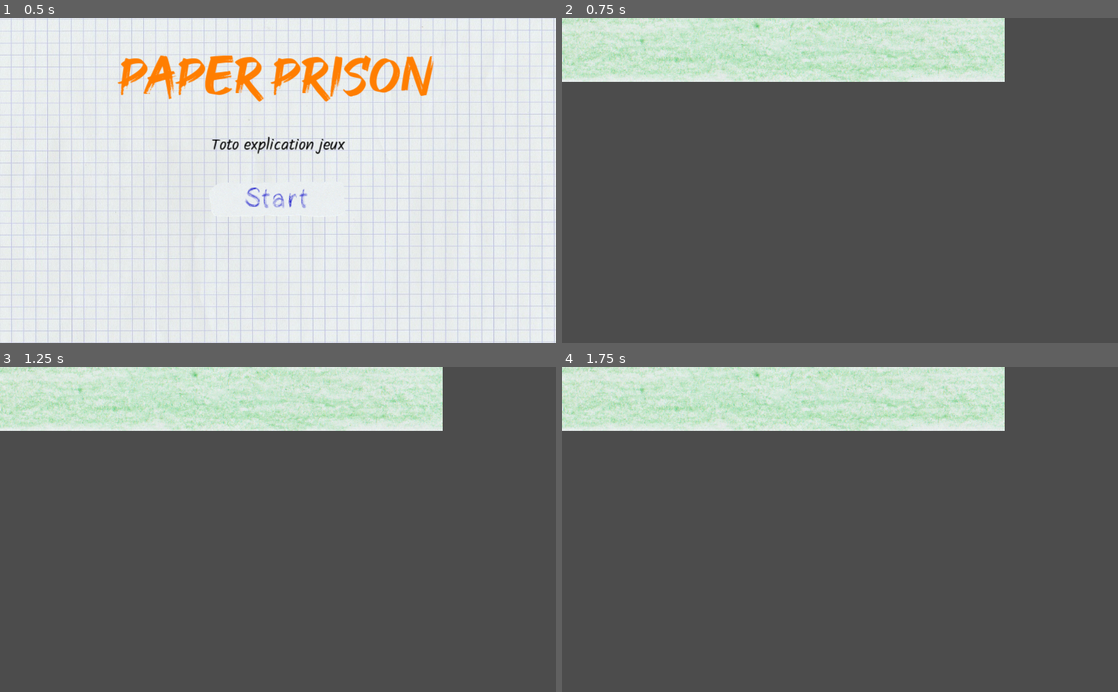
Above: before the commit, frames 1-4 (two rows, left to right).
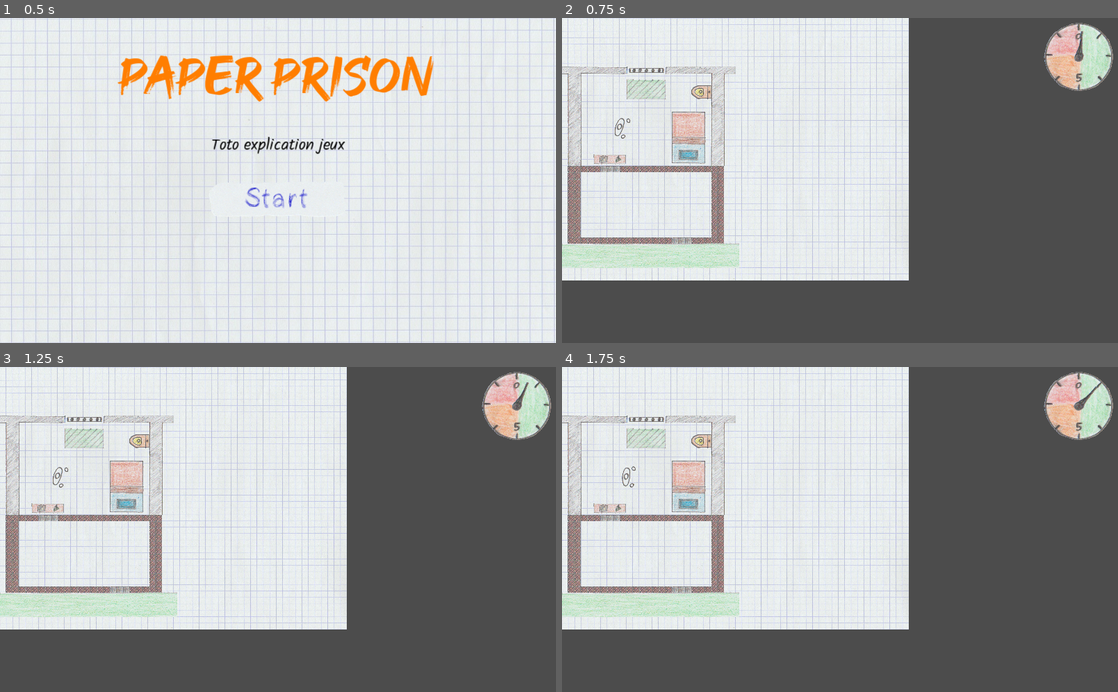
Above: after the commit, the same moments.

Repository: Fifut/Ludum-Dare-51
Game: Godot game, scene res://Scenes/UI/MenuHandler.tscn
The game is run twice, just before and just after one commit, with the same random seed, the same clock (stepped at 60 frames per second) and the same inputs.
Inputs (mouse positions are in pixels of both pictures, inside the frame that each line leads up to):
- Up to frame 1 (0.5 s): no input
- Up to frame 2 (0.75 s): click "Start" at 0.5 s
- Up to frame 3 (1.25 s): no input
- Up to frame 4 (1.75 s): move the mouse to (962, 513) at 1.27 s; hold Up (up) from 1.28 s (still down); click (962, 513) at 1.35 s

Frame 1 is identical in both runs. In frame 2, 52% of the frame differs, in the area x 0-100%, y 0-81%; in frame 3, 52%; in frame 4, 52%.
Error after the commit: Parse Error: Variable "PathFollow2D" shadows a native class. (res://Scenes/Game/Jail.gd:5)

Commit message:
HUD Animation shelf

Diff:
--- /dev/null
+++ b/Autoloads/EVENTS.gd
@@ -0,0 +1,3 @@
+extends Node
+
+signal on_clock_timeout
--- a/Scenes/Characters/Player.gd
+++ b/Scenes/Characters/Player.gd
@@ -1,6 +1,42 @@
-extends Node2D
+extends KinematicBody2D
+
+
+const ACCELERATION = 10
+const DECELERATION = 10
+const SPEED_MAX = 1000
+
+var speed = 0
 
 
 func _process(delta):
 
 	look_at(get_global_mouse_position() )
+	_direction(delta)
+
+
+func _direction(delta):
+
+	var velocity = Vector2.ZERO
+
+	if Input.is_action_pressed("up"):
+		speed += ACCELERATION
+
+	elif Input.is_action_pressed("down"):
+		speed -= DECELERATION
+
+	elif speed > 0:
+		speed -= DECELERATION/2
+
+	elif speed < 0:
+		speed += DECELERATION/2
+
+
+	if speed > SPEED_MAX:
+		speed = SPEED_MAX
+
+	elif speed < -SPEED_MAX / 2:
+		speed = -SPEED_MAX / 2
+
+
+	velocity = Vector2(speed, 0).rotated(rotation)
+	move_and_slide(velocity)
--- a/Scenes/Characters/Player.tscn
+++ b/Scenes/Characters/Player.tscn
@@ -1,12 +1,25 @@
-[gd_scene load_steps=4 format=2]
+[gd_scene load_steps=5 format=2]
 
 [ext_resource path="res://Assets/Textures/Character/Body.png" type="Texture" id=1]
 [ext_resource path="res://Assets/Textures/Character/Hand.png" type="Texture" id=2]
 [ext_resource path="res://Scenes/Characters/Player.gd" type="Script" id=3]
 
-[node name="Player" type="Node2D"]
+[sub_resource type="CapsuleShape2D" id=1]
+radius = 21.3333
+height = 64.0
+
+[node name="Player" type="KinematicBody2D" groups=["Player"]]
 scale = Vector2( 1.5, 1.5 )
 script = ExtResource( 3 )
+
+[node name="CollisionShape2D" type="CollisionShape2D" parent="."]
+shape = SubResource( 1 )
+
+[node name="Camera2D" type="Camera2D" parent="."]
+current = true
+zoom = Vector2( 5, 5 )
+limit_left = 0
+limit_top = 0
 
 [node name="BodySprite" type="Sprite" parent="."]
 texture = ExtResource( 1 )
--- a/Scenes/Game/Clock.gd
+++ b/Scenes/Game/Clock.gd
@@ -6,5 +6,8 @@
 
 
 func _process(delta):
+	ClockHandSprite.rotation_degrees = range_lerp(TenSecondsTimer.time_left, 10, 0, 0, 360)
 
-	ClockHandSprite.rotation_degrees = range_lerp(TenSecondsTimer.time_left, 10, 0, 0, 360)
+
+func _on_TenSecondsTimer_timeout():
+	Events.emit_signal("on_clock_timeout")
--- a/Scenes/Game/Clock.tscn
+++ b/Scenes/Game/Clock.tscn
@@ -5,6 +5,7 @@
 [ext_resource path="res://Scenes/Game/Clock.gd" type="Script" id=3]
 
 [node name="Clock" type="Node2D"]
+scale = Vector2( 0.5, 0.5 )
 script = ExtResource( 3 )
 
 [node name="ClockSprite" type="Sprite" parent="."]
@@ -19,3 +20,5 @@
 unique_name_in_owner = true
 wait_time = 10.0
 autostart = true
+
+[connection signal="timeout" from="TenSecondsTimer" to="." method="_on_TenSecondsTimer_timeout"]
--- a/Scenes/Game/GameHandler.tscn
+++ b/Scenes/Game/GameHandler.tscn
@@ -1,21 +1,17 @@
-[gd_scene load_steps=6 format=2]
+[gd_scene load_steps=7 format=2]
 
 [ext_resource path="res://Assets/Textures/Paper.jpg" type="Texture" id=1]
 [ext_resource path="res://Scenes/Game/Jail.tscn" type="PackedScene" id=2]
 [ext_resource path="res://Scenes/Game/Outside.tscn" type="PackedScene" id=3]
 [ext_resource path="res://Scenes/Game/DiggableWalls.tscn" type="PackedScene" id=4]
 [ext_resource path="res://Scenes/Characters/Player.tscn" type="PackedScene" id=5]
+[ext_resource path="res://Scenes/UI/HUD.tscn" type="PackedScene" id=6]
 
 [node name="GameHandler" type="Node2D"]
 
 [node name="Background" type="Sprite" parent="."]
 texture = ExtResource( 1 )
 centered = false
-
-[node name="Camera2D" type="Camera2D" parent="."]
-anchor_mode = 0
-current = true
-zoom = Vector2( 4, 4 )
 
 [node name="Jail" parent="." instance=ExtResource( 2 )]
 position = Vector2( -48, 424 )
@@ -28,3 +24,5 @@
 
 [node name="Player" parent="." instance=ExtResource( 5 )]
 position = Vector2( 528, 1008 )
+
+[node name="HUD" parent="." instance=ExtResource( 6 )]
--- /dev/null
+++ b/Scenes/Game/Jail.gd
@@ -0,0 +1,22 @@
+extends Node2D
+
+
+
+onready var PathFollow2D = $"%PathFollow2D"
+
+
+
+func _ready():
+	Events.connect("on_clock_timeout",self, "_guardStart")
+	PathFollow2D.loop = false
+
+
+
+func _process(delta):
+
+	PathFollow2D.offset += 500 * delta
+
+
+
+func _guardStart():
+	PathFollow2D.offset = 0
--- a/Scenes/Game/Jail.tscn
+++ b/Scenes/Game/Jail.tscn
@@ -1,12 +1,12 @@
 [gd_scene load_steps=8 format=2]
 
 [ext_resource path="res://Assets/Textures/Jail.png" type="Texture" id=1]
-[ext_resource path="res://Scenes/Game/Clock.tscn" type="PackedScene" id=2]
+[ext_resource path="res://Scenes/Game/Jail.gd" type="Script" id=2]
 [ext_resource path="res://Scenes/Game/Shelf.tscn" type="PackedScene" id=3]
 [ext_resource path="res://Scenes/Characters/Guard.tscn" type="PackedScene" id=4]
 
 [sub_resource type="RectangleShape2D" id=1]
-extents = Vector2( 196, 108 )
+extents = Vector2( 208, 108 )
 
 [sub_resource type="CapsuleShape2D" id=2]
 radius = 88.0
@@ -18,6 +18,7 @@
 }
 
 [node name="Jail" type="Node2D"]
+script = ExtResource( 2 )
 
 [node name="JailSprite" type="Sprite" parent="."]
 scale = Vector2( 1.01104, 1 )
@@ -27,7 +28,7 @@
 [node name="CallArea" type="Area2D" parent="."]
 
 [node name="CollisionShape2D" type="CollisionShape2D" parent="CallArea"]
-position = Vector2( 812, 236 )
+position = Vector2( 824, 236 )
 shape = SubResource( 1 )
 
 [node name="ToiletArea" type="Area2D" parent="."]
@@ -42,9 +43,6 @@
 [node name="CollisionPolygon2D" type="CollisionPolygon2D" parent="Walls"]
 polygon = PoolVector2Array( 104, 944, 104, 24, 1544, 32, 1544, 944, 1424, 944, 1424, 88, 224, 88, 224, 944 )
 
-[node name="Clock" parent="." instance=ExtResource( 2 )]
-position = Vector2( 1704, 256 )
-
 [node name="Shelf" parent="." instance=ExtResource( 3 )]
 position = Vector2( 488, 880 )
 
@@ -53,6 +51,7 @@
 curve = SubResource( 3 )
 
 [node name="PathFollow2D" type="PathFollow2D" parent="Path2D"]
+unique_name_in_owner = true
 position = Vector2( 24, 8 )
 
 [node name="Guard" parent="Path2D/PathFollow2D" instance=ExtResource( 4 )]
--- /dev/null
+++ b/Scenes/Game/Shelf.gd
@@ -0,0 +1,49 @@
+extends StaticBody2D
+
+
+
+onready var IntercatArea = $"%IntercatArea"
+
+
+var main_position = Vector2.ZERO
+var enable = false
+var open = false
+
+
+
+func _ready():
+	main_position = global_position
+
+
+
+func _process(delta):
+
+	if enable and Input.is_action_just_pressed("interact"):
+		move()
+
+
+
+func move():
+
+	if open:
+		var tween = create_tween()
+		tween.set_trans(Tween.TRANS_QUART)
+		tween.set_ease(Tween.EASE_OUT)
+		tween.tween_property(self, "global_position", main_position, 1.0)
+		open = false
+	else:
+		var tween = create_tween()
+		tween.set_trans(Tween.TRANS_QUART)
+		tween.set_ease(Tween.EASE_OUT)
+		tween.tween_property(self, "global_position", main_position + Vector2(300, 0), 1.0)
+		open = true
+
+
+
+func _on_IntercatArea_body_entered(body):
+	enable = true
+
+
+
+func _on_IntercatArea_body_exited(body):
+	enable = false
--- a/Scenes/Game/Shelf.tscn
+++ b/Scenes/Game/Shelf.tscn
@@ -1,15 +1,30 @@
-[gd_scene load_steps=3 format=2]
+[gd_scene load_steps=5 format=2]
 
 [ext_resource path="res://Assets/Textures/Shelf.png" type="Texture" id=1]
+[ext_resource path="res://Scenes/Game/Shelf.gd" type="Script" id=2]
 
 [sub_resource type="RectangleShape2D" id=1]
+extents = Vector2( 144, 40 )
+
+[sub_resource type="RectangleShape2D" id=2]
 extents = Vector2( 176, 68 )
 
 [node name="Shelf" type="StaticBody2D"]
+script = ExtResource( 2 )
 
 [node name="CollisionShape2D" type="CollisionShape2D" parent="."]
+shape = SubResource( 1 )
+
+[node name="IntercatArea" type="Area2D" parent="."]
+unique_name_in_owner = true
+monitorable = false
+
+[node name="CollisionShape2D" type="CollisionShape2D" parent="IntercatArea"]
 position = Vector2( 0, -20 )
-shape = SubResource( 1 )
+shape = SubResource( 2 )
 
 [node name="Sprite" type="Sprite" parent="."]
 texture = ExtResource( 1 )
+
+[connection signal="body_entered" from="IntercatArea" to="." method="_on_IntercatArea_body_entered"]
+[connection signal="body_exited" from="IntercatArea" to="." method="_on_IntercatArea_body_exited"]
--- /dev/null
+++ b/Scenes/UI/HUD.tscn
@@ -0,0 +1,12 @@
+[gd_scene load_steps=2 format=2]
+
+[ext_resource path="res://Scenes/Game/Clock.tscn" type="PackedScene" id=1]
+
+[node name="HUD" type="Control"]
+anchor_right = 1.0
+anchor_bottom = 1.0
+
+[node name="CanvasLayer" type="CanvasLayer" parent="."]
+
+[node name="Clock" parent="CanvasLayer" instance=ExtResource( 1 )]
+position = Vector2( 952, 72 )
--- a/Scenes/UI/MenuHandler.gd
+++ b/Scenes/UI/MenuHandler.gd
@@ -5,4 +5,4 @@
 
 
 func _on_ButtonStart_pressed():
-	get_tree().change_scene("res://Scenes/Game/Outside.tscn")
+	get_tree().change_scene("res://Scenes/Game/GameHandler.tscn")
--- a/project.godot
+++ b/project.godot
@@ -14,6 +14,10 @@
 run/main_scene="res://Scenes/UI/MenuHandler.tscn"
 boot_splash/show_image=false
 config/icon="res://icon.png"
+
+[autoload]
+
+Events="*res://Autoloads/EVENTS.gd"
 
 [display]
 
@@ -46,6 +50,11 @@
 "events": [ Object(InputEventKey,"resource_local_to_scene":false,"resource_name":"","device":0,"alt":false,"shift":false,"control":false,"meta":false,"command":false,"pressed":false,"scancode":16777233,"physical_scancode":0,"unicode":0,"echo":false,"script":null)
  ]
 }
+interact={
+"deadzone": 0.5,
+"events": [ Object(InputEventMouseButton,"resource_local_to_scene":false,"resource_name":"","device":0,"alt":false,"shift":false,"control":false,"meta":false,"command":false,"button_mask":0,"position":Vector2( 0, 0 ),"global_position":Vector2( 0, 0 ),"factor":1.0,"button_index":1,"pressed":false,"doubleclick":false,"script":null)
+ ]
+}
 
 [physics]
 
